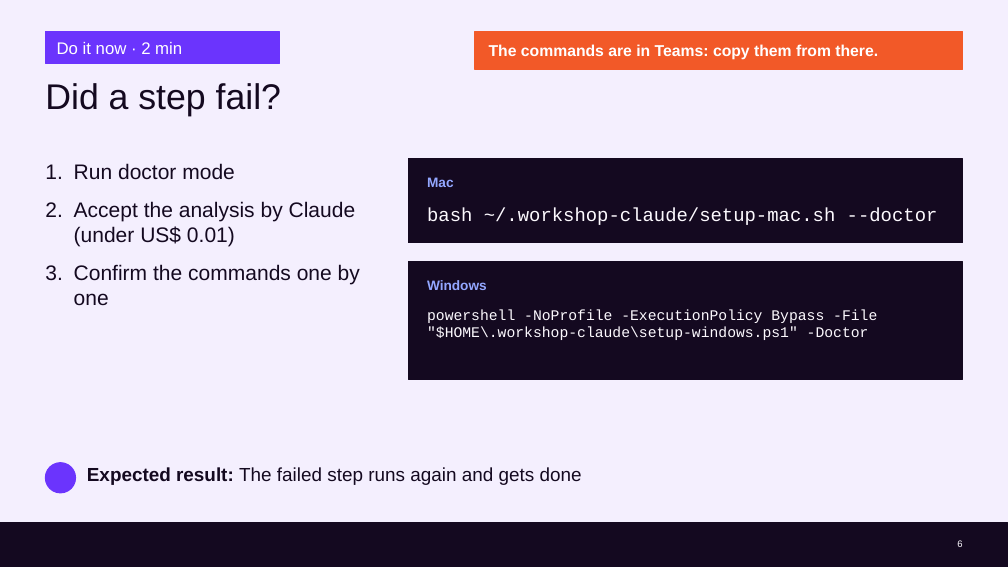
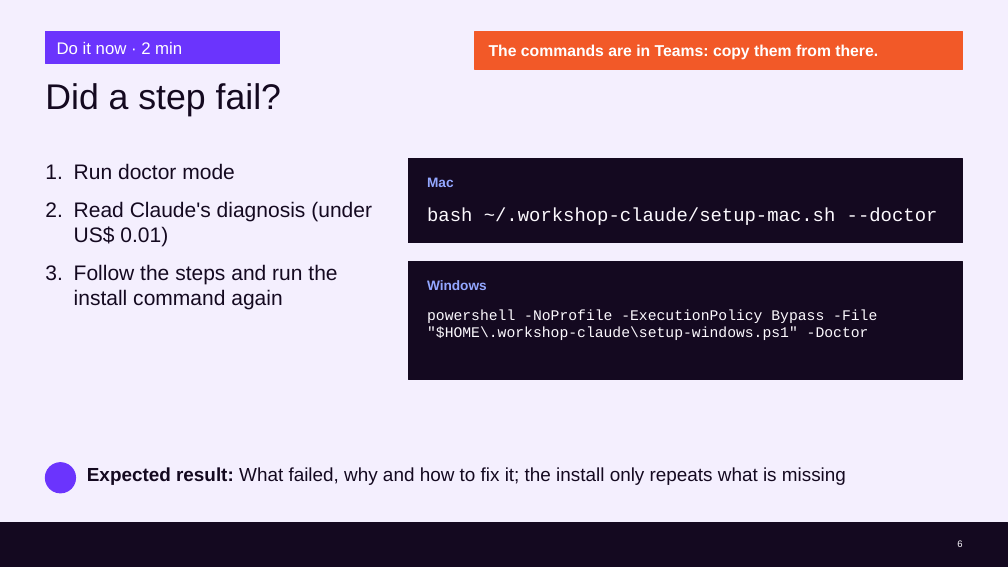
Before and after one commit to cx-guilherme-pinto/workshop-claude, a slide deck: slide 6 of slides/workshop.en.pptx. Drawn at 1008x567 pixels with LibreOffice and Linux fonts; fonts in the diff are those of the drawing; background and template pictures are left out. Boxes give left, top, right and bottom in pixels: in the first picture for what was removed or moved away, otherwise in the second. Text is boxed around its words. In the diff, an @@ line names an element or a change of style, - is before the commit and + after.

```diff
--- a/slides/workshop.en.pptx
+++ b/slides/workshop.en.pptx
@@ text at (74, 201, 372, 310): text changed @@
-2. Accept the analysis by Claude (under US$ 0.01)
-3. Confirm the commands one by one
+2. Read Claude's diagnosis (under US$ 0.01)
+3. Follow the steps and run the install command again
@@ text at (87, 467, 846, 485): text changed @@
-Expected result: The failed step runs again and gets done
+Expected result: What failed, why and how to fix it; the install only repeats what is missing
```
Also in this commit, not shown: 32 other slides changed, 12 other files.
